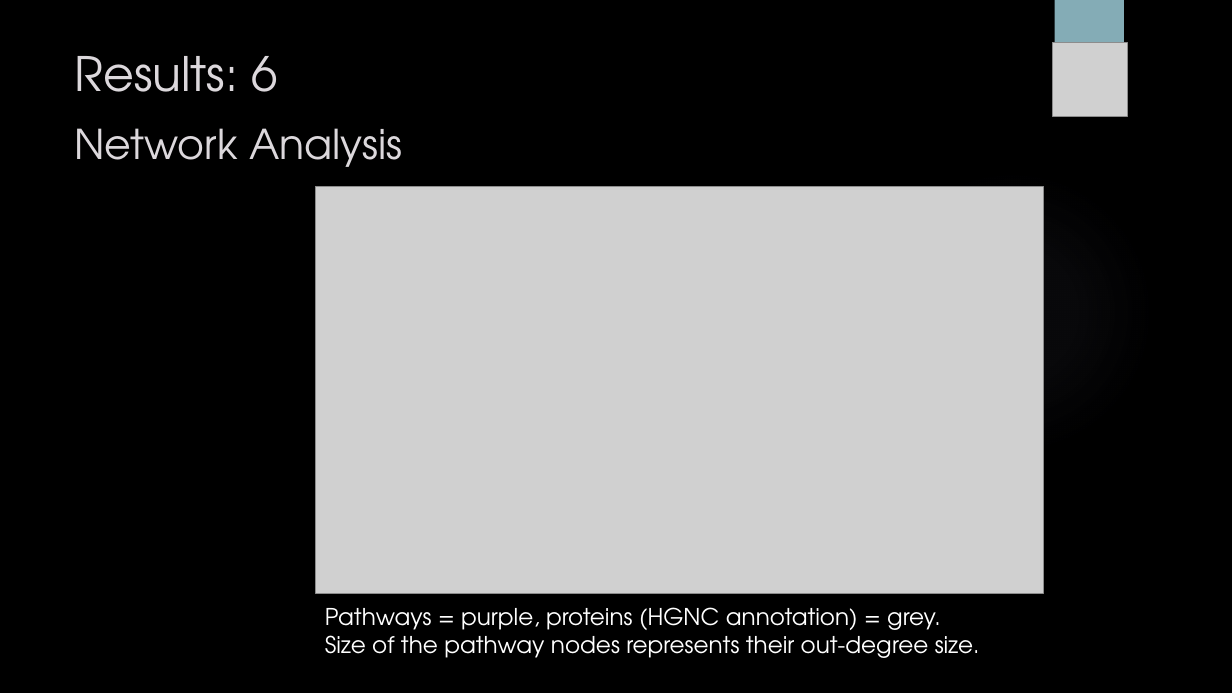
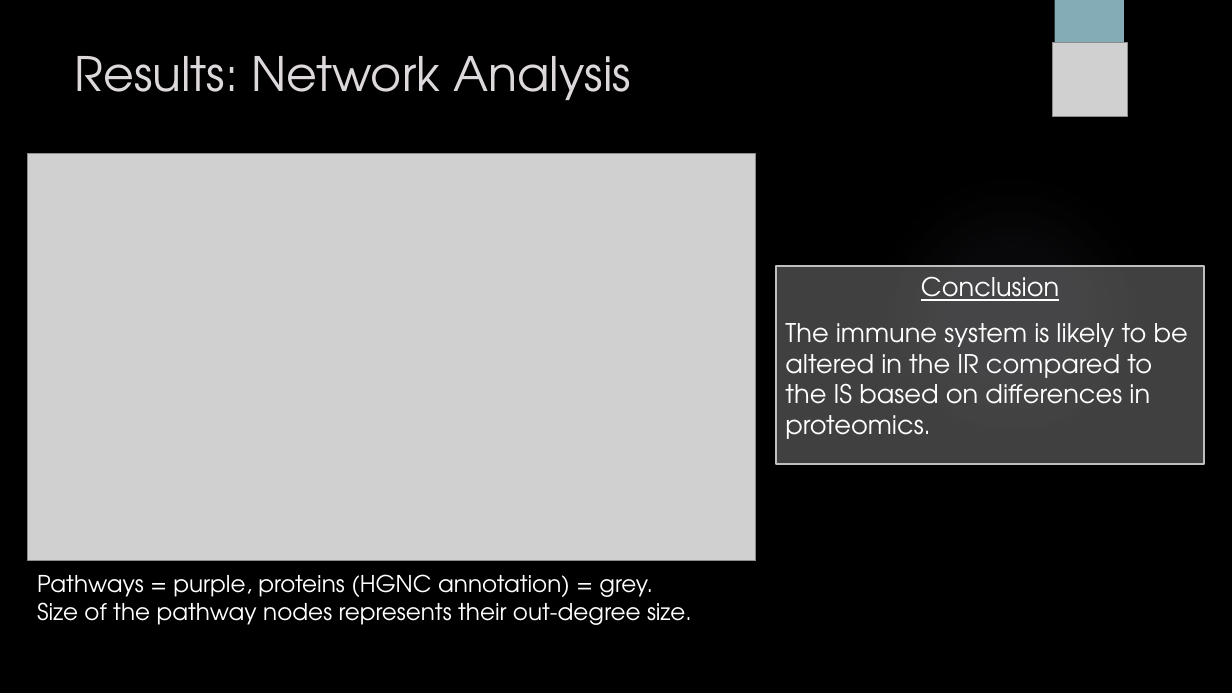
Before and after one commit to sabdeolive/Sabrina_BMS_Bachelor-Internship, a slide deck: slide 21 of Final Presentation.pptx (slide 23 before the commit). Drawn at 1232x693 pixels with LibreOffice and Linux fonts; fonts in the diff are those of the drawing; grey boxes stand for pictures; background and template pictures are left out. Boxes give left, top, right and bottom in pixels: in the first picture for what was removed or moved away, otherwise in the second. Text is boxed around its words. In the diff, an @@ line names an element or a change of style, - is before the commit and + after.

```diff
--- a/Final Presentation.pptx
+++ b/Final Presentation.pptx
@@ title at <box>75,56,631,100</box>: text changed; size 32 to 37 pt @@
-Results: 6
-Network Analysis
+Results: Network Analysis
@@ picture: place and size @@
-picture at <box>316,187,1044,593</box>
+picture at <box>28,153,756,560</box>
@@ rectangle added at <box>776,266,1204,464</box>, fill #FFFFFF at 25% opacity, outline #BFBFBF 1.5 pt @@
@@ text added at <box>785,276,1188,439</box>, 20 pt, text #FFFFFF @@
+Conclusion
+The immune system is likely to be altered in the IR compared to the IS based on differences in proteomics.
@@ text "Pathways = purple, proteins (HGNC ...": place and size @@
-text "Pathways = purple, proteins (HGNC ..." at <box>325,607,980,658</box>
+text "Pathways = purple, proteins (HGNC ..." at <box>37,574,692,625</box>
```
Also in this commit, not shown: 6 other slides changed, 3 slides added, 17 slides removed.
